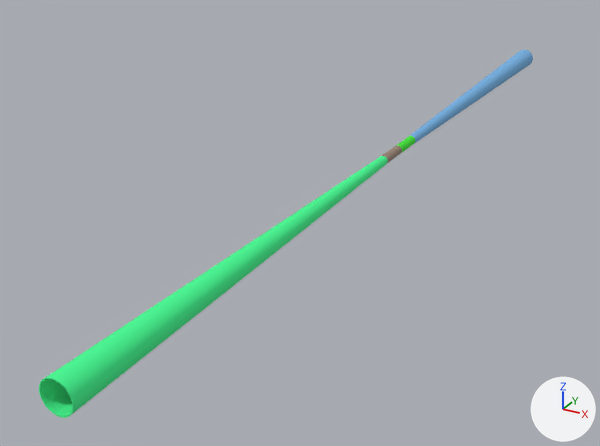
What one commit did to the glTF model src/assets/detectors/IDEA_o2_v01.gltf.
Rendered twice from a 50 mm lens placed at (74.0, -185.0, 67.0), pointed at (-18.0, -18.0, -17.0). Every picture has the same lights, and +X, +Y and +Z are marked at lower right. The picture after the commit comes second. Where no turn or scale is listed for an object, it has been applied to the vertices.

Objects in the first picture: 'tube_AlBeMet162_wall2_7.001', 'tube_AlBeMet162_wall_6.001' and 2 more.
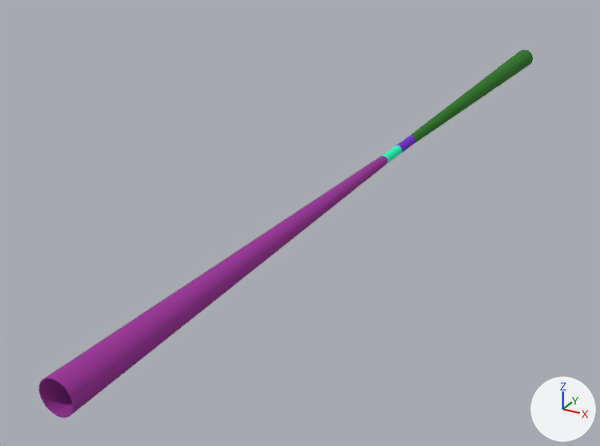
Location of each change, [x1, y1, x2, y2] in pixels of the pictures (600 x 446 px):
'tube_AlBeMet162_wall_6.001', recoloured
    both: [39, 156, 388, 418]
'tube_AlBeMet162_wall2_7.001', recoloured (blue to dark green)
    both: [408, 50, 533, 144]

The change, as a diff of the scene's bpy script:
```diff
--- a/src/assets/detectors/IDEA_o2_v01.gltf.py
+++ b/src/assets/detectors/IDEA_o2_v01.gltf.py
@@ mat_material_2 @@
 mat_material_2 = principled_material('Material_2')
-mat_material_2.base_color = (0.0612, 0.973, 0.301)  # green #46fc95
+mat_material_2.base_color = (0.328, 0.0284, 0.319)  # purple #9b2f99
 mat_material_2.roughness = 1.0
@@ mat_material_3 @@
 mat_material_3 = principled_material('Material_3')
-mat_material_3.base_color = (0.184, 0.456, 0.799)  # blue #77b4e7
+mat_material_3.base_color = (0.0194, 0.181, 0.011)  # dark green #26761b
 mat_material_3.roughness = 1.0
```
